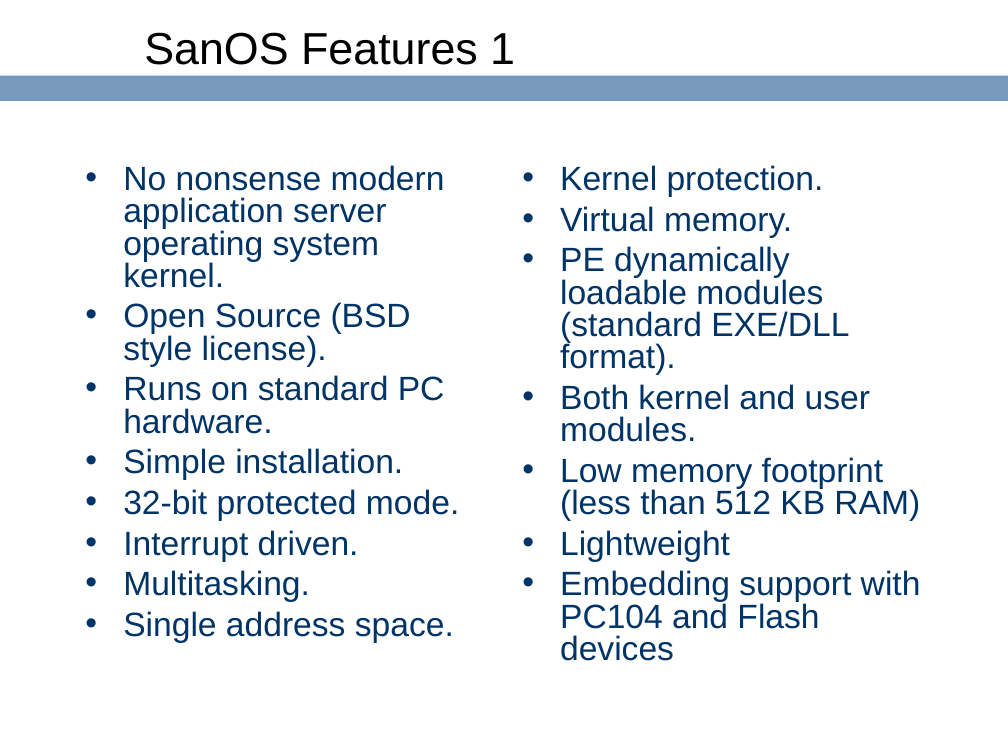
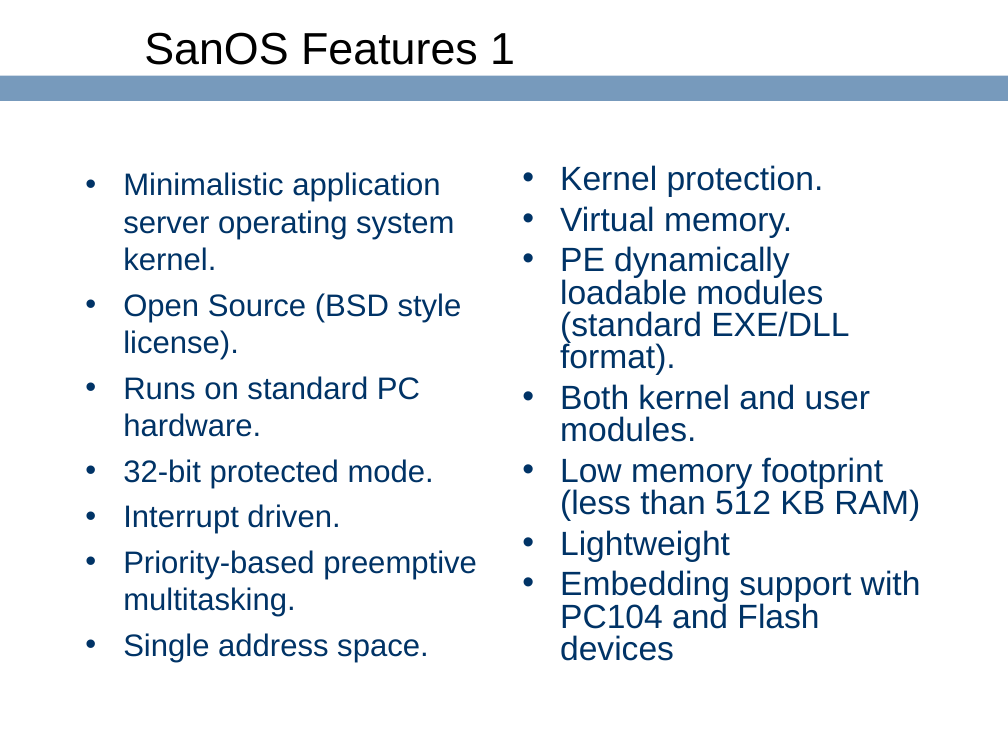
Before and after one commit to ringgaard/sanos, a slide deck: slide 2 of doc/sanostech.ppt. Drawn at 1008x756 pixels with LibreOffice and Linux fonts; fonts in the diff are those of the drawing; background and template pictures are left out. Boxes give left, top, right and bottom in pixels: in the first picture for what was removed or moved away, otherwise in the second. Text is boxed around its words. In the diff, an @@ line names an element or a change of style, - is before the commit and + after.

```diff
--- a/doc/sanostech.ppt
+++ b/doc/sanostech.ppt
@@ text at (x1=123, y1=172, x2=454, y2=271): text changed; size 24 to 22.2 pt @@
-• No nonsense modern application server operating system kernel.
+• Minimalistic application server operating system kernel.
@@ text at (x1=123, y1=293, x2=462, y2=663): size 24 to 22.2 pt in "Open Source (BSD style license).", "Runs on standard PC hardware.", "32-bit protected mode.", "Interrupt driven." and 1 more places; line spacing 0.8 to 1 @@
@@ text at (x1=123, y1=448, x2=403, y2=480): paragraph removed @@
-• Simple installation.
@@ text at (x1=123, y1=550, x2=477, y2=617): text changed; size 24 to 22.2 pt @@
-• Multitasking.
+• Priority-based preemptive multitasking.
```
Also in this commit, not shown: 1 other slide changed, 1 other file.
